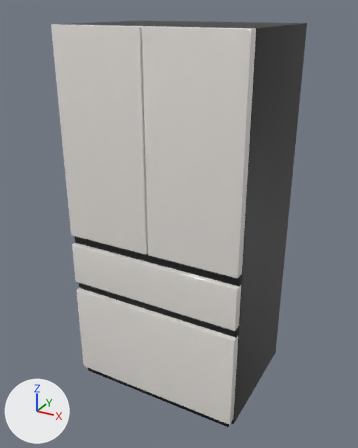
Renders of the glTF model apps/web/models/products/D646GBB041.glb from each side of a commit.
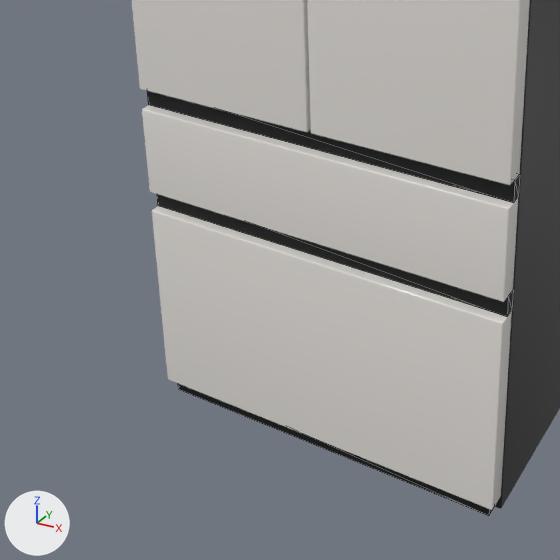
There are two pictures of each version: one whole from a camera (50 mm lens) standing at (1.126, -2.093, 1.931) and looking at (-0.012, -0.023, 0.897), one close up on the part from 2% to 73% of the width and 44% to 100% of the height. Lighting does not change. The marker at lower left points along +X, +Y and +Z. The older version's two pictures come first. The close-ups show mesh edges as thin lines. Where no turn or scale is listed for an object, it has been applied to the vertices.

The scene before the commit, as lines of its bpy script (objects in view):
```python
me_door_2_mid_drawer = bpy.data.meshes.new('door_2_mid_drawer')
me_door_2_mid_drawer.from_pydata(...)  # 320 vertices, 636 faces; spans x -0.456..0.456, y -0.355..-0.305, z 0.597..0.817
me_door_2_mid_drawer.materials.append(mat_finish)  # white #f1ede8
me_door_3_bottom_drawer = bpy.data.meshes.new('door_3_bottom_drawer')
me_door_3_bottom_drawer.from_pydata(...)  # 320 vertices, 636 faces; spans x -0.456..0.456, y -0.355..-0.305, z 0.04..0.547
me_door_3_bottom_drawer.materials.append(mat_finish)  # white #f1ede8
me_trim_grip_groove_2 = bpy.data.meshes.new('trim_grip_groove_2')
me_trim_grip_groove_2.from_pydata(...)  # a box spanning x -0.455..0.455, y -0.33..-0.305, z 0.547..0.597
me_trim_grip_groove_2.materials.append(mat_trim_001)  # black #17181a
ob_door_2_mid_drawer = bpy.data.objects.new('door_2_mid_drawer', me_door_2_mid_drawer)
ob_door_2_mid_drawer.location = (0.0, 0.0, 0.0)
ob_door_3_bottom_drawer = bpy.data.objects.new('door_3_bottom_drawer', me_door_3_bottom_drawer)
ob_door_3_bottom_drawer.location = (0.0, 0.0, 0.0)
ob_trim_grip_groove_2 = bpy.data.objects.new('trim_grip_groove_2', me_trim_grip_groove_2)
ob_trim_grip_groove_2.location = (0.0, 0.0, 0.0)
# also in view: 'door_0_upper_left' at (-0.23, -0.33, 1.364); 'trim_grip_groove_1' at (0.0, -0.317, 0.842); 'body' at (0.0, 0.02, 0.93); 'vent_plinth' at (0.0, -0.32, 0.02); 'door_1_upper_right' at (0.23, -0.33, 1.364)
```
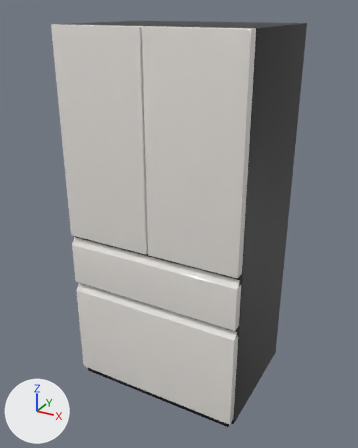
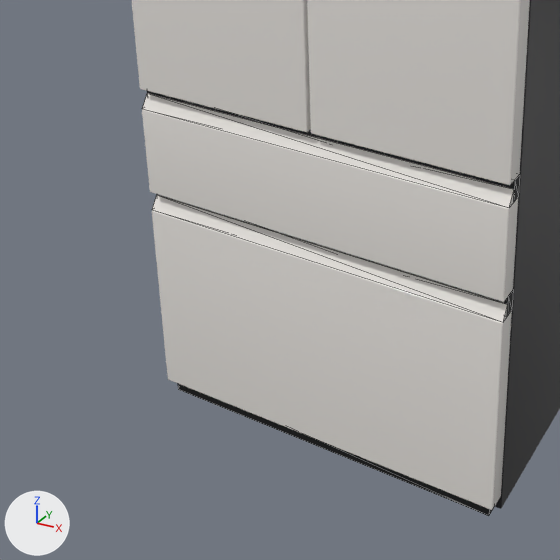
What changed in the scene script:
```text
Add me_door_grip_lip_2:
    me_door_grip_lip_2.from_pydata([(-0.455, -0.352, 0.547), (-0.455, -0.33, 0.547), (-0.455, -0.33, 0.577), (0.455, -0.352, 0.547), (0.455, -0.33, 0.547), (0.455, -0.33, 0.577)], [], [(0, 2, 1), (5, 3, 4), (4, 0, 1), (5, 1, 2), (3, 2, 0), (4, 3, 0), (5, 4, 1), (3, 5, 2)])
    me_door_grip_lip_2.materials.append(mat_finish)  # white #f1ede8
Add me_door_grip_lip_1:
    me_door_grip_lip_1.from_pydata([(-0.455, -0.352, 0.817), (-0.455, -0.33, 0.817), (-0.455, -0.33, 0.847), (0.455, -0.352, 0.817), (0.455, -0.33, 0.817), (0.455, -0.33, 0.847)], [], [(0, 2, 1), (5, 3, 4), (4, 0, 1), (5, 1, 2), (3, 2, 0), (4, 3, 0), (5, 4, 1), (3, 5, 2)])
    me_door_grip_lip_1.materials.append(mat_finish)  # white #f1ede8
Add ob_door_grip_lip_2:
    ob_door_grip_lip_2 = bpy.data.objects.new('door_grip_lip_2', me_door_grip_lip_2)
    ob_door_grip_lip_2.location = (0.0, 0.0, 0.0)
Add ob_door_grip_lip_1:
    ob_door_grip_lip_1 = bpy.data.objects.new('door_grip_lip_1', me_door_grip_lip_1)
    ob_door_grip_lip_1.location = (0.0, 0.0, 0.0)
```

Location of each change, [x1, y1, x2, y2] in pixels of the close-ups (560 x 560 px):
'door_grip_lip_1', added
    after: [142, 93, 514, 208]
'door_grip_lip_2', added
    after: [152, 195, 508, 322]
'trim_grip_groove_1', unchanged, covered by the edit
    before: [147, 91, 520, 203]
    after: [147, 91, 520, 202]
'trim_grip_groove_2', unchanged, covered by the edit
    both: [157, 194, 513, 316]
